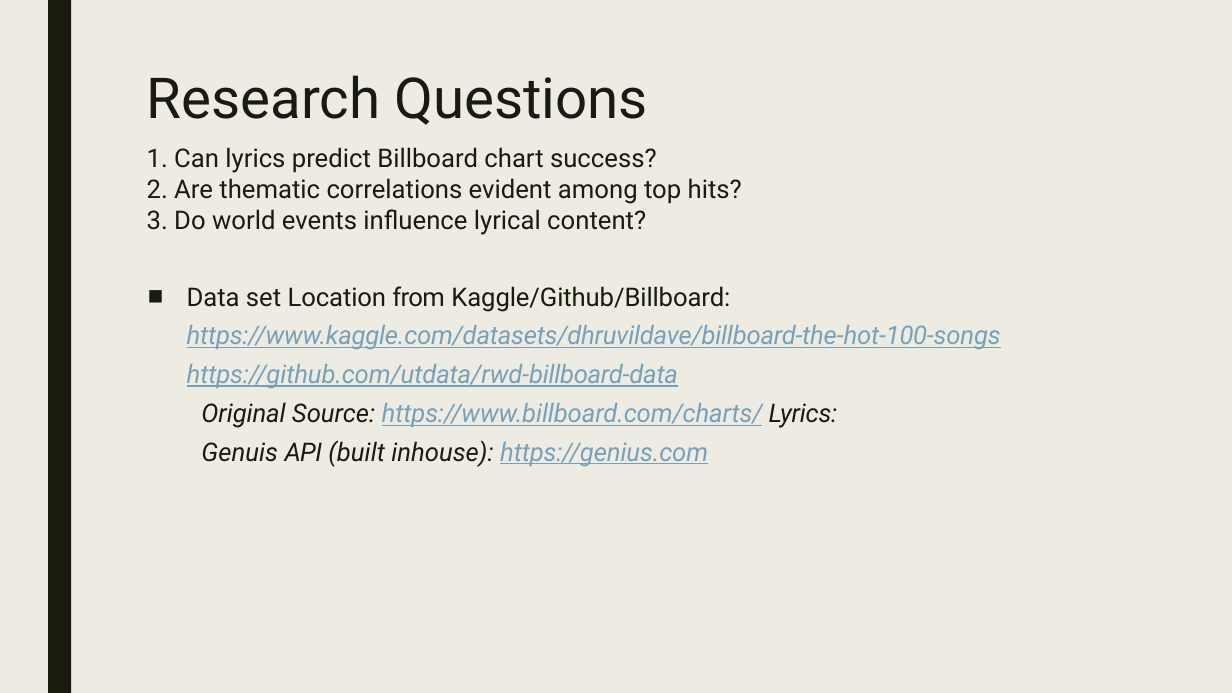
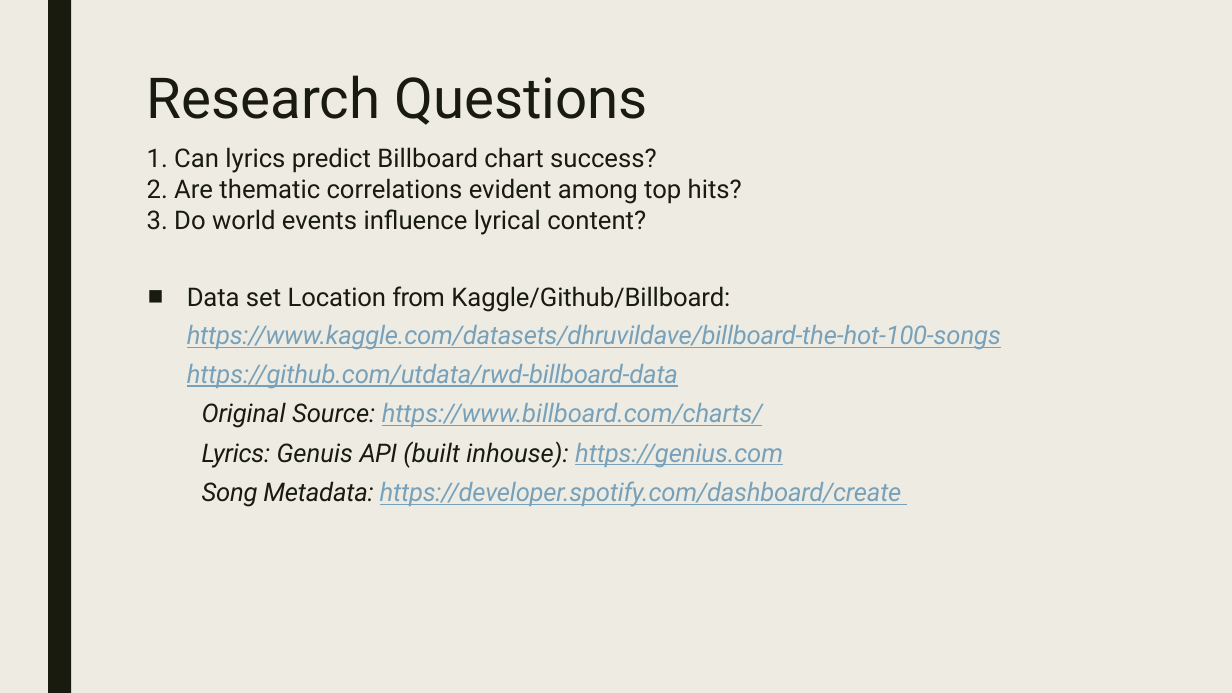
Before and after one commit to gaitocole/Final_Project, a slide deck: slide 2 of Group2_MusicWordsSlap_Part6.pptx. Drawn at 1232x693 pixels with LibreOffice and Linux fonts; fonts in the diff are those of the drawing. Boxes give left, top, right and bottom in pixels: in the first picture for what was removed or moved away, otherwise in the second. Text is boxed around its words. In the diff, an @@ line names an element or a change of style, - is before the commit and + after.

```diff
--- a/Group2_MusicWordsSlap_Part6.pptx
+++ b/Group2_MusicWordsSlap_Part6.pptx
@@ text at box(202, 402, 902, 507): text changed @@
-Original Source: https://www.billboard.com/charts/ Lyrics: Genuis API (built inhouse): https://genius.com
+Original Source: https://www.billboard.com/charts/
+Lyrics: Genuis API (built inhouse): https://genius.com
+Song Metadata: https://developer.spotify.com/dashboard/create
```
Also in this commit, not shown: 2 other slides changed, 2 other files.
